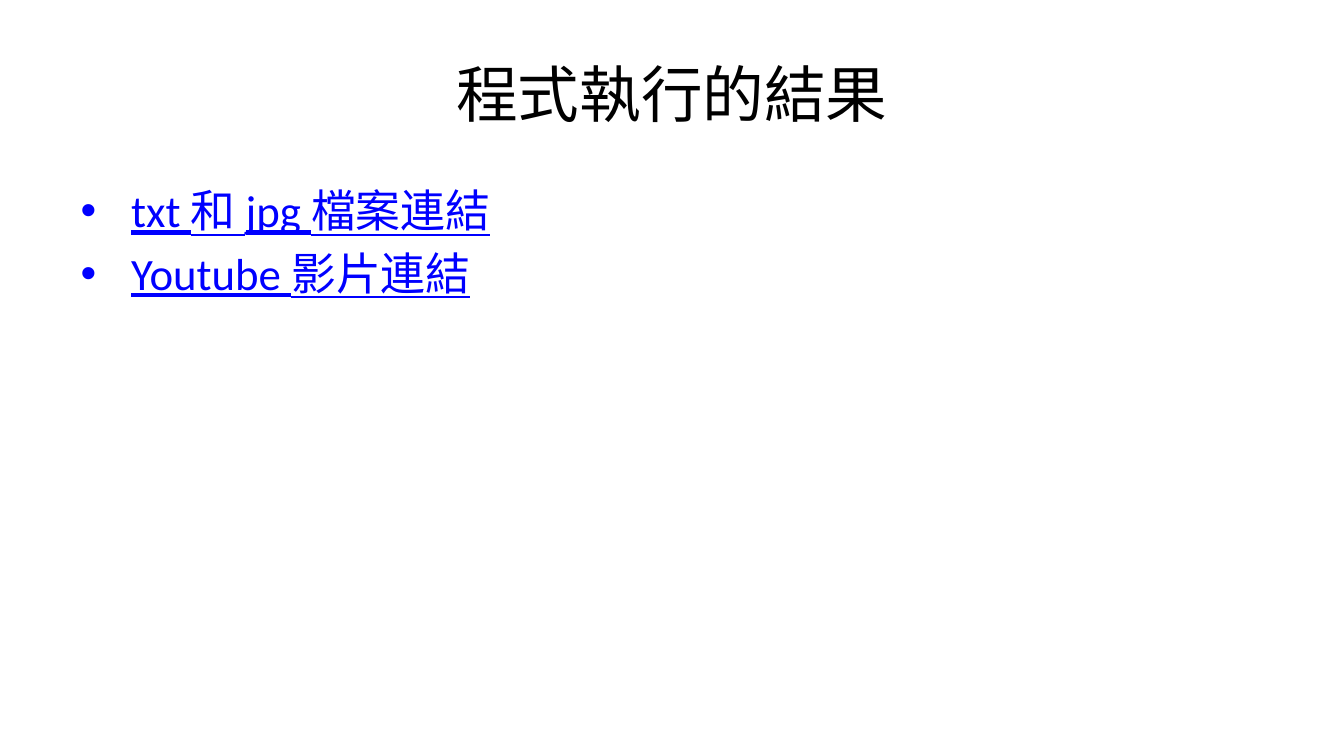
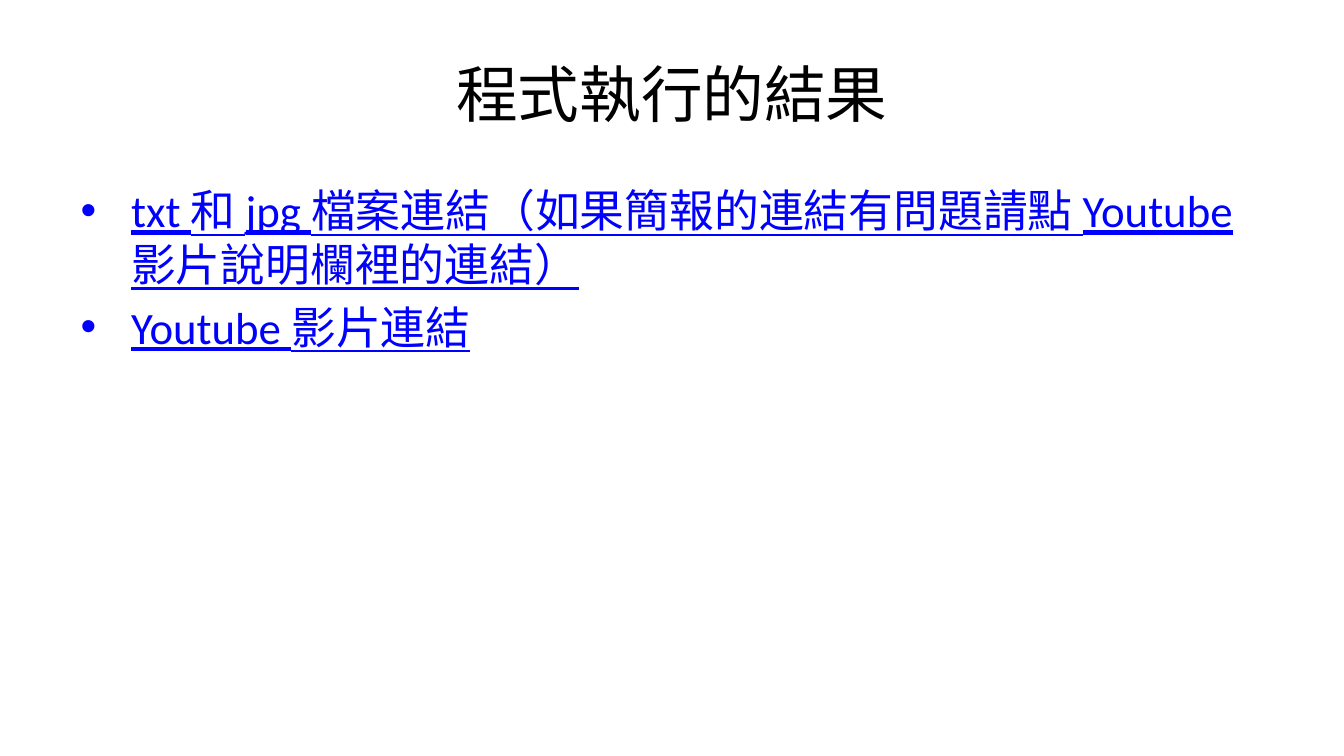
Before and after one commit to justYu2001/ntut-110-multimedia-technologies-and-applications, a slide deck: slide 5 of group-project-1/report/Project1_第一組_小組報告.pptx. Drawn at 1344x756 pixels with LibreOffice and Linux fonts; fonts in the diff are those of the drawing. Boxes give left, top, right and bottom in pixels: in the first picture for what was removed or moved away, otherwise in the second. Text is boxed around its words. In the diff, an @@ line names an element or a change of style, - is before the commit and + after.

```diff
--- a/group-project-1/report/Project1_第一組_小組報告.pptx
+++ b/group-project-1/report/Project1_第一組_小組報告.pptx
@@ text at (131,189,1233,290): text changed @@
-• txt 和 jpg 檔案連結
+• txt 和 jpg 檔案連結（如果簡報的連結有問題請點 Youtube 影片說明欄裡的連結）
```
Also in this commit, not shown: 2 other files.
